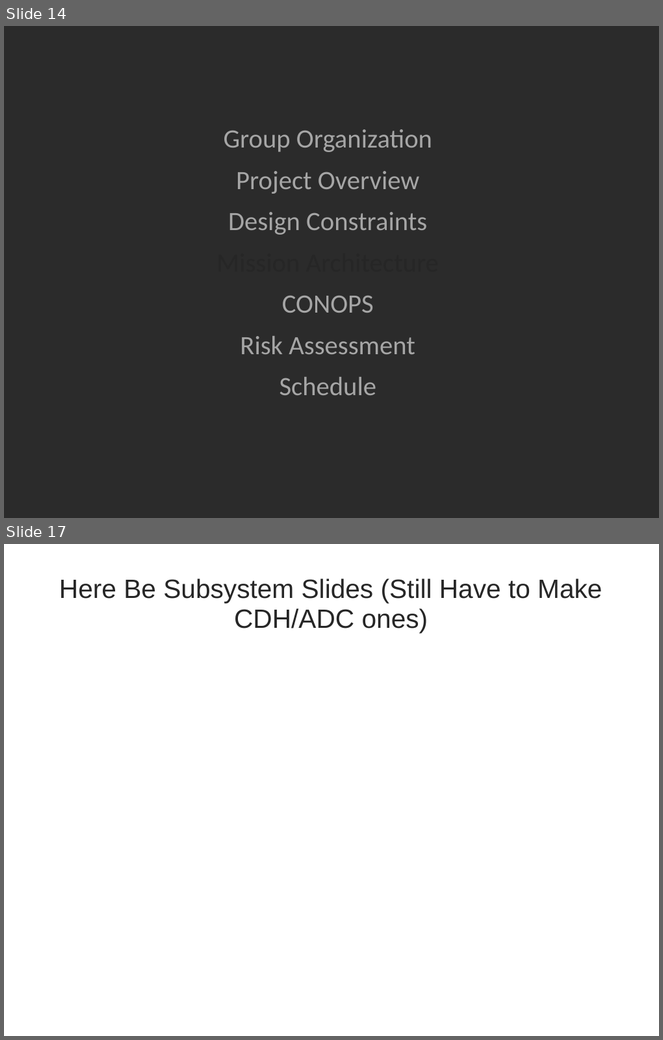
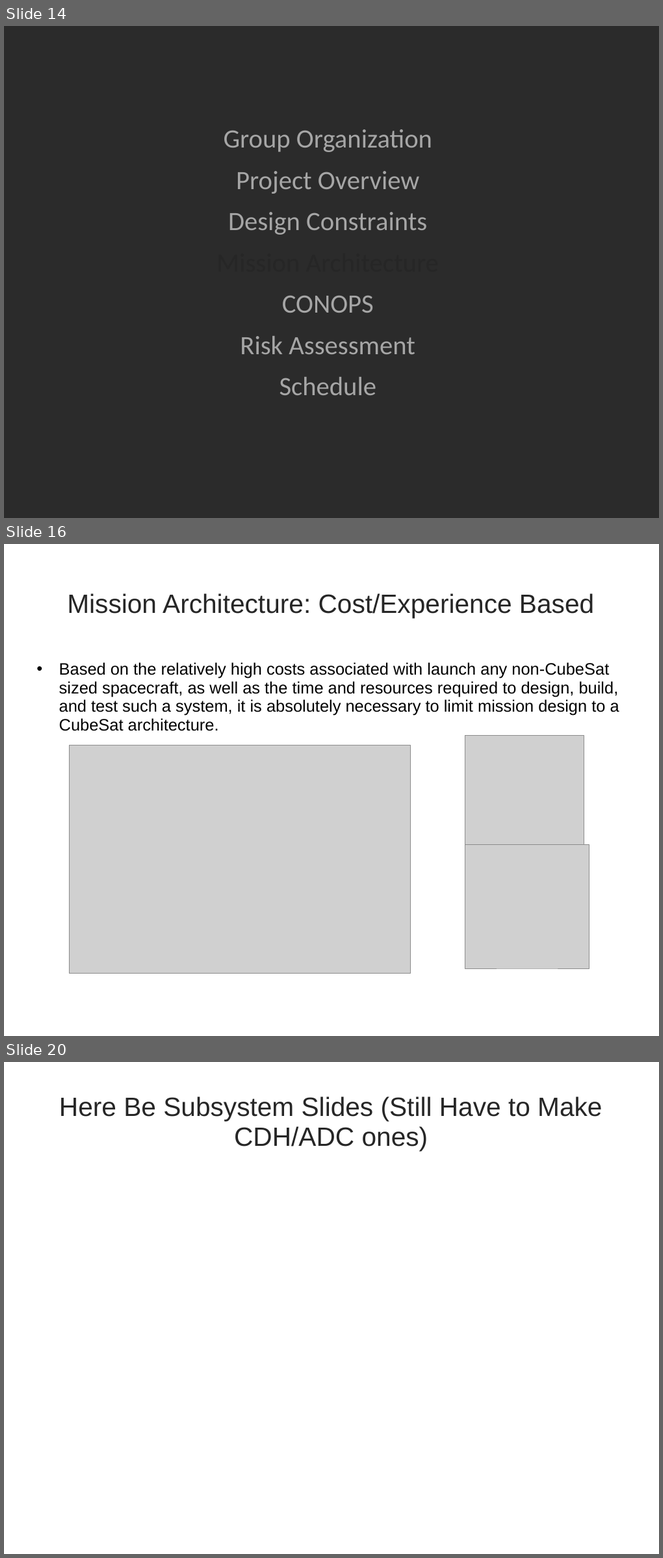
Before and after one commit to RascalSeniorDesign/Preliminary-Design, a slide deck: CMQA/Presentations/First Semester Presentation.pptx. Shown one above the other, each under a label of ours: slides 14 and 17 before the commit, slides 14, 16 and 20 after it; the slides between them are not shown. The pictures are 663x1040 and 663x1558 pixels, drawn with LibreOffice and Linux fonts; fonts in the diff are those of the drawing; grey boxes stand for pictures; background and template pictures are left out; a plain dark background stands for a picture behind light text. Boxes give left, top, right and bottom in pixels: in the first picture for what was removed or moved away, otherwise in the second. Text is boxed around its words. In the diff, an @@ line names an element or a change of style, - is before the commit and + after.

Commit message:
Added mission architecture slides

```diff
--- a/CMQA/Presentations/First Semester Presentation.pptx
+++ b/CMQA/Presentations/First Semester Presentation.pptx
@@ slide 16 added at [4, 544, 659, 1036], background picture (left out) @@
@@ title added at [67, 593, 594, 618], 32 pt, text #262626 @@
+Mission Architecture: Cost/Experience Based
@@ text added at [59, 662, 620, 731], 20 pt, text #000000 @@
+• Based on the relatively high costs associated with launch any non-CubeSat sized spacecraft, as well as the time and resources required to design, build, and test such a system, it is absolutely necessary to limit mission design to a CubeSat architecture.
@@ picture added at [466, 736, 584, 854] @@
@@ picture added at [69, 746, 411, 973] @@
@@ picture added at [466, 844, 589, 968] @@
@@ page number added at [624, 1018, 648, 1036], 14 pt, text #FFFFFF @@
+16
@@ what was slide 17 is now slide 20 @@
```
Also in this commit, not shown: 1 slide changed, 3 other slides added, 1 slide removed.
